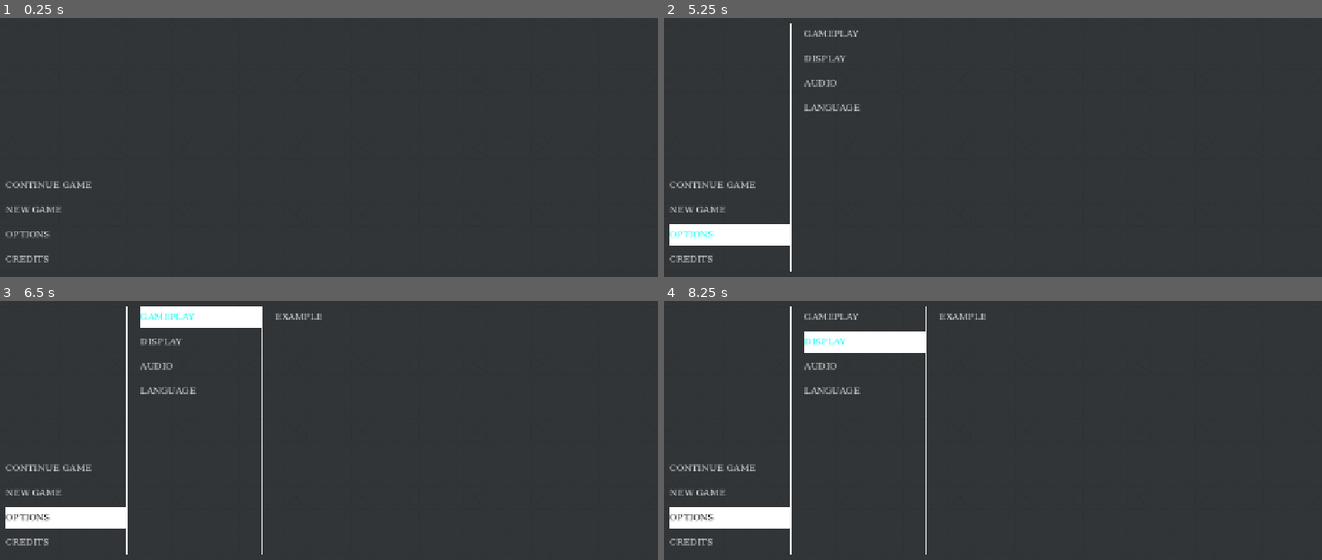
Above: before the commit, frames 1-4 (two rows, left to right).
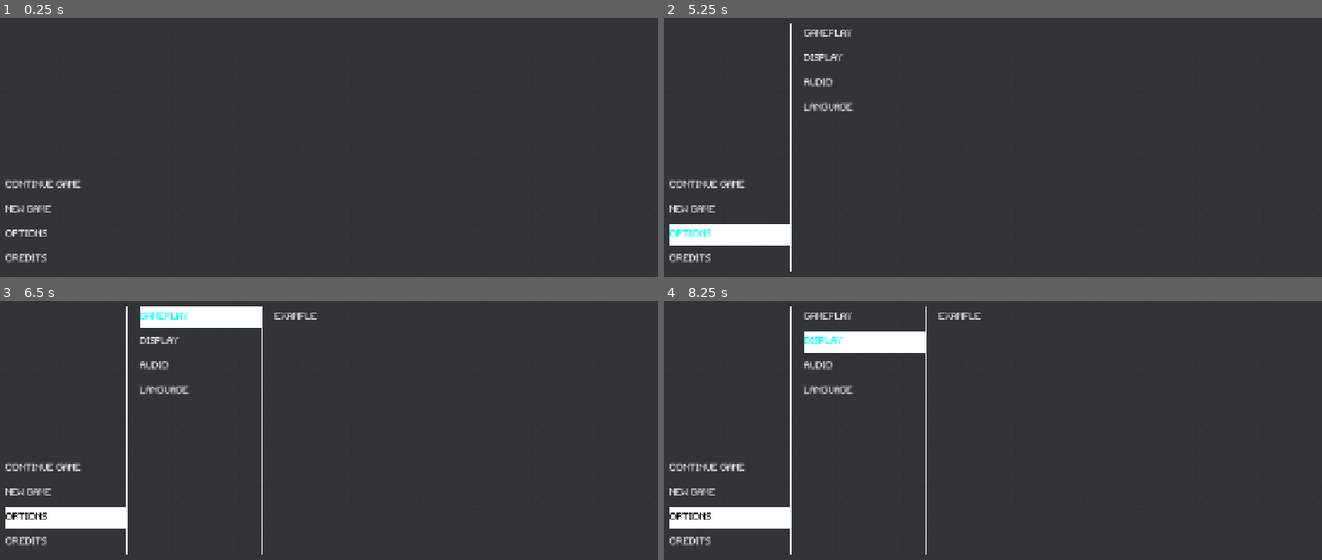
Above: after the commit, the same moments.

Repository: EilertenStudio/mission-hexalife
Game: Godot game, scene res://scenes/scene_main.tscn
The game is run twice, just before and just after one commit, with the same random seed, the same clock (stepped at 60 frames per second) and the same inputs.
Inputs:
- Up to frame 1 (0.25 s): no input
- Up to frame 2 (5.25 s): click "NEW GAME" at 0.5 s; click "NEW GAME" at 1.25 s; click "CONTINUE GAME" at 2 s; click "CONTINUE GAME" at 2.75 s; click "CONTINUE GAME" at 3.5 s; click "NEW GAME" at 4.25 s; click "OPTIONS" at 5 s
- Up to frame 3 (6.5 s): click "GAMEPLAY" at 5.75 s
- Up to frame 4 (8.25 s): click "EXAMPLE" at 6.5 s; click "GAMEPLAY" at 7.25 s; click "DISPLAY" at 8 s

The runs differ from the first frame. In frame 1, 0.8% of the frame differs, in the area x 0-14%, y 62-95%; in frame 2, 1.4%; in frame 3, 1.6%, in the area x 0-49%, y 4-95%; in frame 4, 1.6%.

Commit message:
#37 - DevLog - Week 03
- Setup project export for Windows and HTML5
- Introduce Minecraft font to fix HTML5 font issue

Diff:
--- a/src/main/godot/components/ui/game_menu/game_menu_button.tscn
+++ b/src/main/godot/components/ui/game_menu/game_menu_button.tscn
@@ -1,11 +1,13 @@
-[gd_scene load_steps=3 format=3 uid="uid://df848eo5uwric"]
+[gd_scene load_steps=4 format=3 uid="uid://df848eo5uwric"]
 
 [ext_resource type="Theme" uid="uid://jjscm7nea5nh" path="res://components/ui/game_menu/game_menu_theme.tres" id="1_fnr5x"]
 [ext_resource type="Script" uid="uid://dc514bbwrukcg" path="res://components/ui/game_menu/game_menu_button.gd" id="1_swhab"]
+[ext_resource type="FontFile" uid="uid://cf4b1y7qae05j" path="res://assets/fonts/Minecraft.ttf" id="2_2arkp"]
 
 [node name="GameMenuButton" type="Button"]
 custom_minimum_size = Vector2(0, 40)
 theme = ExtResource("1_fnr5x")
+theme_override_fonts/font = ExtResource("2_2arkp")
 action_mode = 0
 text = "GameMenuButton"
 alignment = 0
--- a/src/main/godot/components/ui/game_menu/game_menu_theme.tres
+++ b/src/main/godot/components/ui/game_menu/game_menu_theme.tres
@@ -1,4 +1,6 @@
-[gd_resource type="Theme" load_steps=7 format=3 uid="uid://jjscm7nea5nh"]
+[gd_resource type="Theme" load_steps=8 format=3 uid="uid://jjscm7nea5nh"]
+
+[ext_resource type="FontFile" uid="uid://cf4b1y7qae05j" path="res://assets/fonts/Minecraft.ttf" id="1_i6pre"]
 
 [sub_resource type="FontFile" id="FontFile_k7rkp"]
 cache/0/16/0/ascent = 0.0
@@ -24,6 +26,7 @@
 border_color = Color(1, 1, 1, 1)
 
 [resource]
+default_font = ExtResource("1_i6pre")
 Button/colors/font_color = Color(0.875, 0.875, 0.875, 1)
 Button/colors/font_hover_color = Color(0, 0, 0, 1)
 Button/colors/font_hover_pressed_color = Color(0.00999999, 1, 0.9505001, 1)
Binary file added: src/main/godot/assets/fonts/Minecraft.ttf
Not shown, added: src/main/godot/assets/fonts/Minecraft.ttf.import
